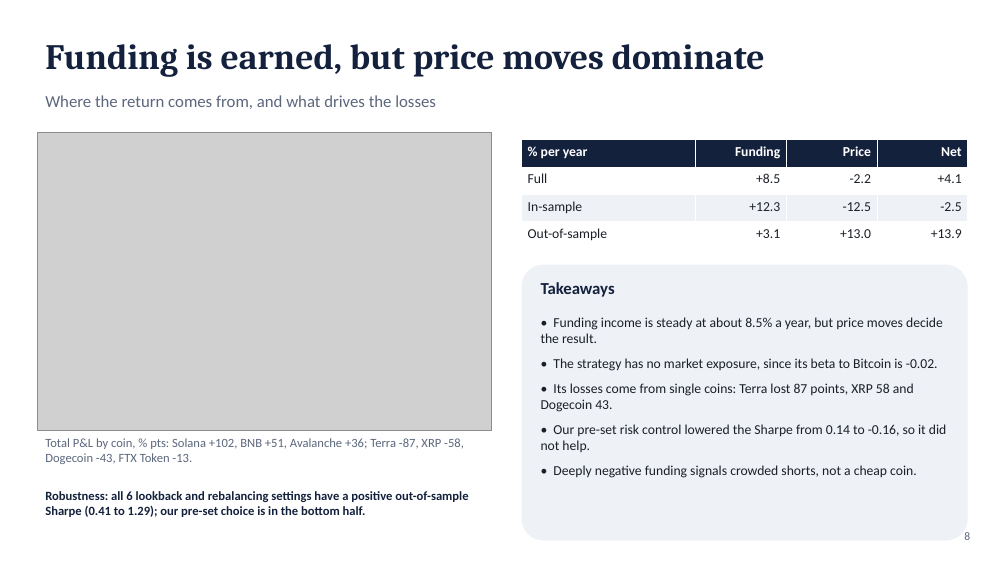
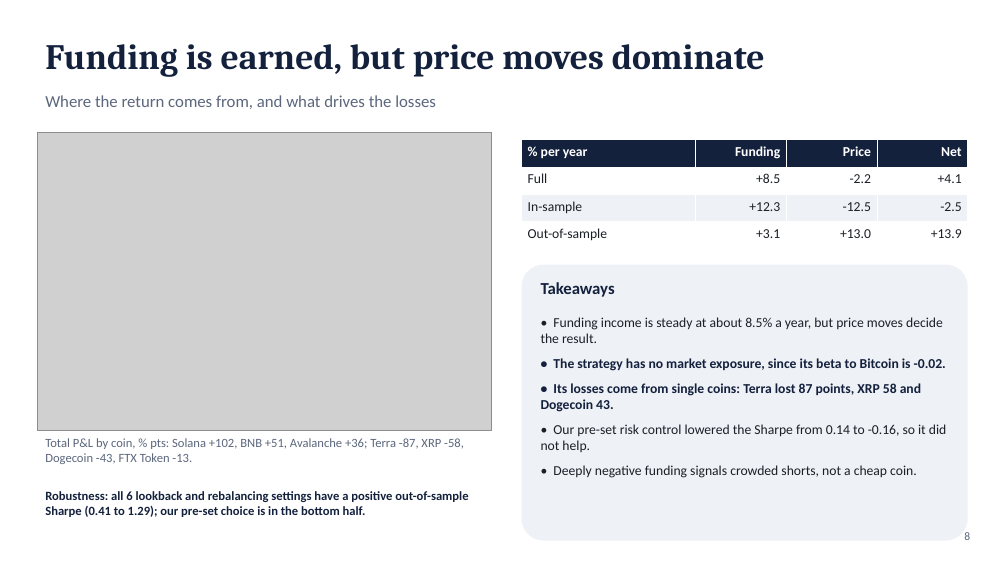
Before and after one commit to rezazamani2329/currency-crypto-carry, a slide deck: slide 9 of slides/presentation_10min.pptx. Drawn at 1008x567 pixels with LibreOffice and Linux fonts; fonts in the diff are those of the drawing; grey boxes stand for pictures. Boxes give left, top, right and bottom in pixels: in the first picture for what was removed or moved away, otherwise in the second. Text is boxed around its words. In the diff, an @@ line names an element or a change of style, - is before the commit and + after.

```diff
--- a/slides/presentation_10min.pptx
+++ b/slides/presentation_10min.pptx
@@ text at box(541, 358, 946, 412): text colour #1B1F27 to #14213D, bold on in "• The strategy has no market exposure, ...", "• Its losses come from single coins: ..." @@
```
Also in this commit, not shown: 1 other slide changed, 4 other files.
